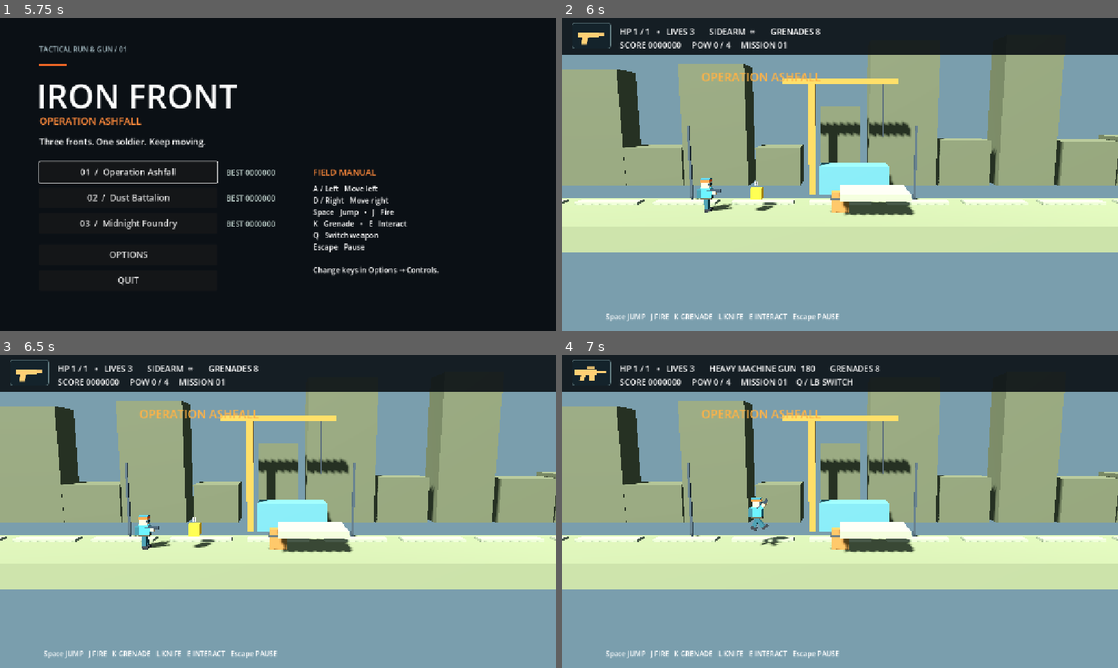
Above: before the commit, frames 1-4 (two rows, left to right).
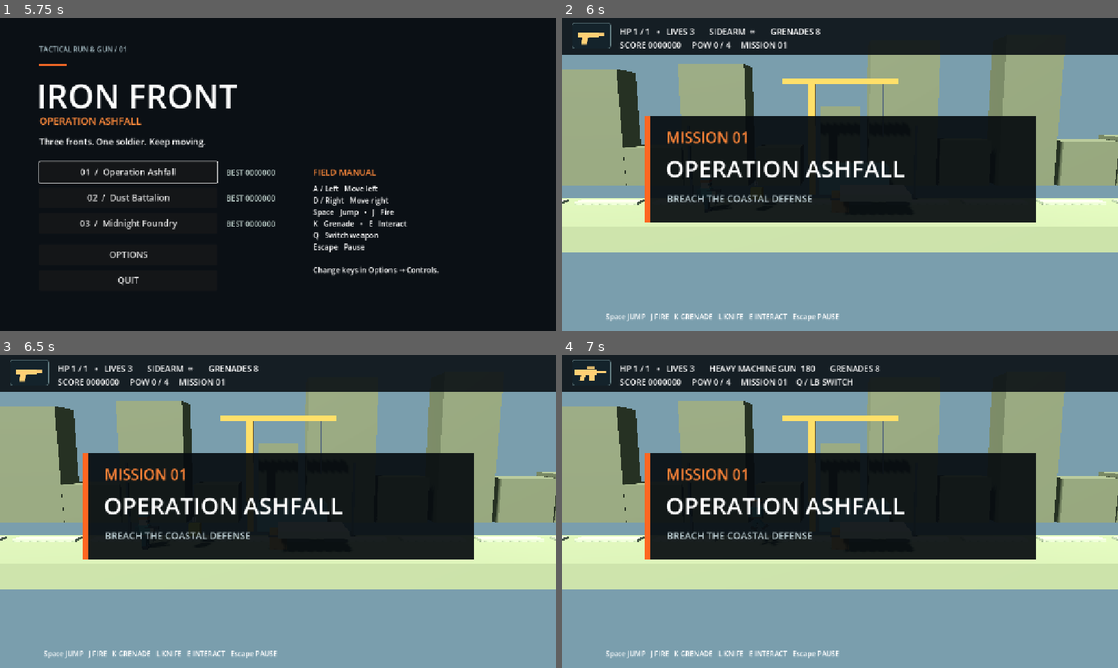
Above: after the commit, the same moments.

Repository: GEEGEEGOOGOO/Iron-Front-
Game: Godot game, scene res://scenes/main.tscn
Same seed, same stepped clock (60 frames per second), same inputs: the game is played once before the commit and once after it.
Inputs (mouse positions are in pixels of both pictures, inside the frame that each line leads up to):
- Up to frame 1 (5.75 s): click "OPTIONS" at 0.5 s; click "CONTROLS" at 1.25 s; click "BACK" at 2 s; click "ARCADE MODE • 1 HP (next resp…" at 2.75 s; click "ARCADE MODE • 1 HP (next resp…" at 3.5 s; click "ARCADE MODE • 1 HP (next resp…" at 4.25 s; click "BACK" at 5 s
- Up to frame 2 (6 s): click "01 / Operation Ashfall" at 5.75 s
- Up to frame 3 (6.5 s): no input
- Up to frame 4 (7 s): tap Enter at 6.5 s; move the mouse to (962, 495) at 6.52 s; hold D (move_right) from 6.53 s (still down); hold W (aim_up) from 6.53 s (still down); click (962, 495) at 6.67 s; tap Space (jump) at 6.77 s

Frame 1 is identical in both runs. In frame 2, 24% of the frame differs, in the area x 14-86%, y 17-66%; in frame 3, 24%; in frame 4, 24%.

Commit message:
Show authored mission start cards

Diff:
--- a/scripts/main.gd
+++ b/scripts/main.gd
@@ -11,6 +11,8 @@
 var pending_binding := ""
 var binding_message := ""
 var debug_label: Label
+var mission_card: ColorRect
+var mission_card_time := 0.0
 func _ready() -> void:
 	process_mode = Node.PROCESS_MODE_ALWAYS
 	PoolManager.register_pool("burst", func(): return preload("res://scripts/combat/burst_effect.gd").new(), 64)
@@ -27,6 +29,7 @@
 		show_menu()
 func clear_ui() -> void:
 	pending_binding = ""
+	mission_card = null
 	if is_instance_valid(screen):
 		screen.queue_free()
 	screen = Control.new()
@@ -104,6 +107,7 @@
 	level = load(mission_data.level_scene_path).instantiate()
 	level.process_mode = Node.PROCESS_MODE_PAUSABLE
 	add_child(level)
+	mission_card_time = 2.8
 	show_hud()
 	last_state = GameManager.state
 func show_hud() -> void:
@@ -128,6 +132,40 @@
 	screen.add_child(boss_bar)
 	debug_label = label_at("", Vector2(30, 150), 16)
 	debug_label.hide()
+	if mission_card_time > 0:
+		show_mission_card()
+func show_mission_card() -> void:
+	mission_card = ColorRect.new()
+	mission_card.color = Color(0.025, 0.045, 0.06, 0.92)
+	mission_card.position = Vector2(190, 225)
+	mission_card.size = Vector2(900, 245)
+	mission_card.mouse_filter = Control.MOUSE_FILTER_IGNORE
+	screen.add_child(mission_card)
+	var stripe := ColorRect.new()
+	stripe.color = Color(1, 0.4, 0.13)
+	stripe.position = Vector2(0, 0)
+	stripe.size = Vector2(12, 245)
+	mission_card.add_child(stripe)
+	var mission_number := Label.new()
+	mission_number.name = "MissionNumber"
+	mission_number.text = "MISSION %02d" % (GameManager.mission + 1)
+	mission_number.position = Vector2(50, 25)
+	mission_number.add_theme_font_size_override("font_size", 34)
+	mission_number.add_theme_color_override("font_color", Color(1, 0.52, 0.22))
+	mission_card.add_child(mission_number)
+	var title := Label.new()
+	title.name = "MissionTitle"
+	title.text = level.data.mission_name.to_upper()
+	title.position = Vector2(48, 82)
+	title.add_theme_font_size_override("font_size", 54)
+	mission_card.add_child(title)
+	var subtitle := Label.new()
+	subtitle.name = "MissionObjective"
+	subtitle.text = level.data.subtitle
+	subtitle.position = Vector2(51, 174)
+	subtitle.add_theme_font_size_override("font_size", 22)
+	subtitle.add_theme_color_override("font_color", Color(0.75, 0.82, 0.84))
+	mission_card.add_child(subtitle)
 func show_pause() -> void:
 	clear_ui()
 	background()
@@ -199,7 +237,12 @@
 		button("RETRY MISSION", 400, func(): start_mission(GameManager.mission)).grab_focus()
 	button("MISSION SELECT", 540, quit_to_menu)
 	pass_focus()
-func _process(_delta: float) -> void:
+func _process(delta: float) -> void:
+	if GameManager.state == GameManager.State.PLAYING and mission_card_time > 0:
+		mission_card_time = maxf(0, mission_card_time - delta)
+	if is_instance_valid(mission_card):
+		mission_card.visible = mission_card_time > 0
+		mission_card.modulate.a = minf(1.0, mission_card_time * 1.25)
 	if GameManager.state != last_state:
 		last_state = GameManager.state
 		if GameManager.state in [GameManager.State.GAME_OVER, GameManager.State.COMPLETE]:
@@ -211,7 +254,7 @@
 		var swap_hint := "    %s / LB SWITCH" % InputManager.key_label("switch_weapon") if player.reserve_weapon else ""
 		hud.text = "HP %d / %d   •   LIVES %d       %s  %s       GRENADES %d
 SCORE %07d     POW %d / 4     MISSION %02d%s" % [ceili(player.health.current_health), int(player.health.max_health), Ga …(187 unchanged characters)…
-		objective.text = level.banner if level.banner_time > 0 else ""
+		objective.text = level.banner if level.banner_time > 0 and mission_card_time <= 0 else ""
 		boss_bar.visible = is_instance_valid(level.boss) and level.boss.active
 		if boss_bar.visible:
 			boss_bar.value = 100 * level.boss.health.current_health / level.boss.health.max_health
--- a/tests/scene_regression.gd
+++ b/tests/scene_regression.gd
@@ -16,6 +16,10 @@
 		check(entry.level.scene_file_path == entry.level.data.level_scene_path, "World must load the authored scene")
 		check(is_instance_valid(GameManager.player), "Standalone scene must create the player")
 		check(entry.hud != null, "Standalone scene must create the HUD")
+		check(is_instance_valid(entry.mission_card) and entry.mission_card.visible, "Mission must open with a title card")
+		check(entry.mission_card.get_node("MissionNumber").text == "MISSION %02d" % (mission + 1), "Title card must show the mission number")
+		check(entry.mission_card.get_node("MissionTitle").text == entry.level.data.mission_name.to_upper(), "Title card must show the authored mission name")
+		check(entry.mission_card.get_node("MissionObjective").text == entry.level.data.subtitle, "Title card must show the authored objective")
 		check(is_equal_approx(entry.level.tank.position.x, entry.level.data.tank_position.x), "Tank must use the mission X placement")
 		check(entry.level.boss_prisoner.position == entry.level.data.commander_position, "Commander must use the mission placement")
 		check(entry.level.data.supply_positions.size() == entry.level.data.supply_kinds.size(), "Supply positions and kinds must match")
@@ -25,6 +29,9 @@
 		check(entry.level.boss_started, "Boss must trigger at the mission threshold")
 		check(entry.level.boss.position == entry.level.data.boss_spawn_position, "Boss must use the mission spawn point")
 		check(entry.level.rig.lock_x == entry.level.data.boss_arena_x, "Camera must lock to the mission boss arena")
+		entry.mission_card_time = 0
+		entry._process(0)
+		check(not entry.mission_card.visible, "Mission card must clear after its timer")
 		entry.quit_to_menu()
 		remove_child(entry)
 		entry.queue_free()
Not shown, changed: README.md
Not shown, changed: docs/progress.md
Not shown, changed: docs/requirements-audit.md
